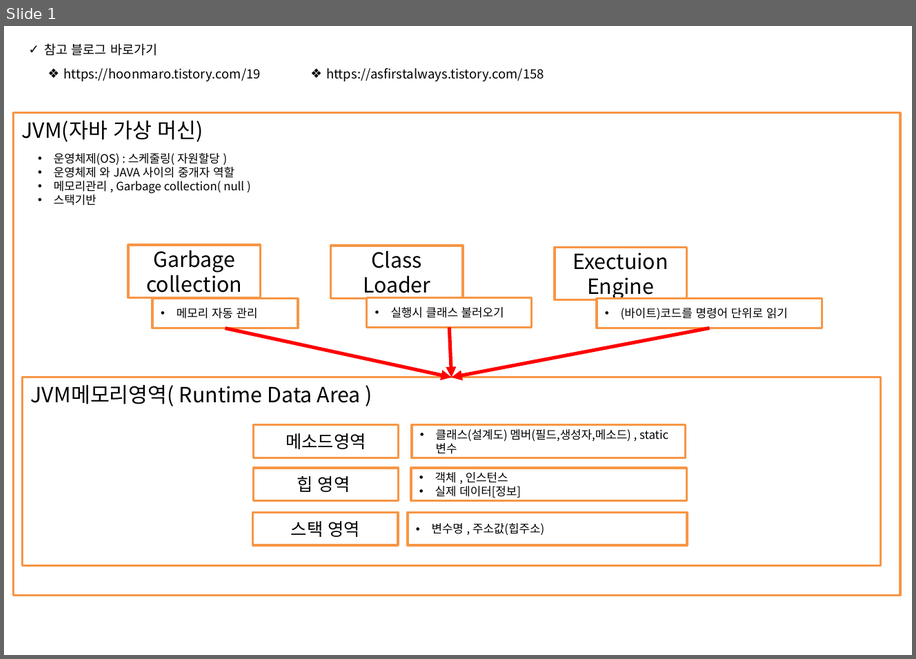
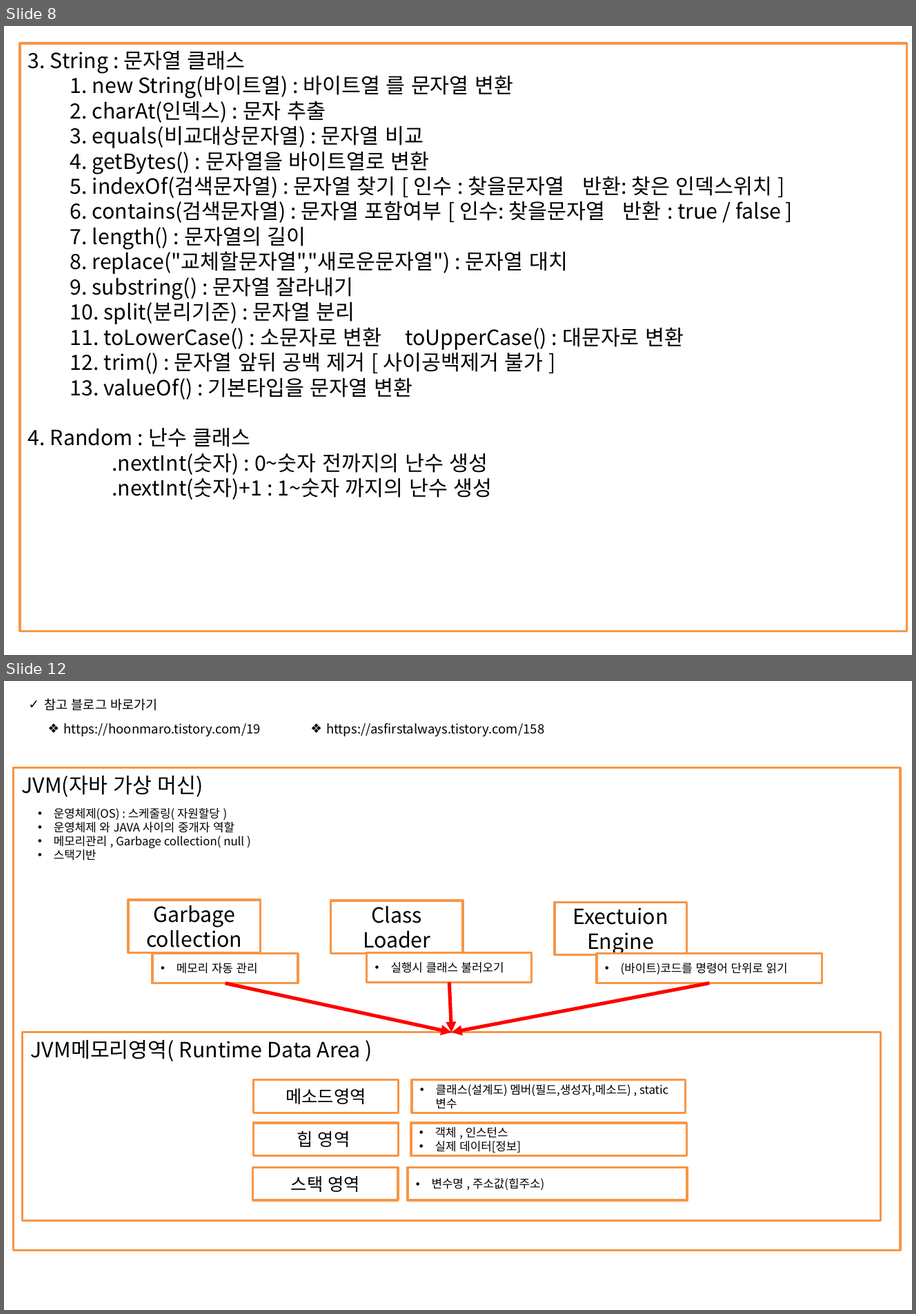
Before and after one commit to kth0027/ezen_kth, a slide deck: Study_Revise/JAVA-PPT/JAVA정리.pptx. Shown one above the other, each under a label of ours: slide 1 before the commit, slides 8 and 12 after it; the slides between them are not shown. The pictures are 916x659 and 916x1314 pixels, drawn with LibreOffice and Linux fonts; fonts in the diff are those of the drawing. Boxes give left, top, right and bottom in pixels: in the first picture for what was removed or moved away, otherwise in the second. Text is boxed around its words. In the diff, an @@ line names an element or a change of style, - is before the commit and + after.

```diff
--- a/Study_Revise/JAVA-PPT/JAVA정리.pptx
+++ b/Study_Revise/JAVA-PPT/JAVA정리.pptx
@@ slide 8 added at bbox=[4, 26, 912, 655], background #FFFFFF @@
@@ rectangle added at bbox=[20, 44, 907, 631], outline #F79646 2 pt, 18 pt, text #000000 @@
+3. String : 문자열 클래스
+  1. new String(바이트열) : 바이트열 를 문자열 변환
+  2. charAt(인덱스) : 문자 추출
+  3. equals(비교대상문자열) : 문자열 비교
+  4. getBytes() : 문자열을 바이트열로 변환
+  5. indexOf(검색문자열) : 문자열 찾기 [ 인수 : 찾을문자열 반환: 찾은 인덱스위치 ]
+  6. contains(검색문자열) : 문자열 포함여부 [ 인수: 찾을문자열 반환 : true / false ]
+  7. length() : 문자열의 길이
+  8. replace("교체할문자열","새로운문자열") : 문자열 대치
+  9. substring() : 문자열 잘라내기
+  10. split(분리기준) : 문자열 분리
+  11. toLowerCase() : 소문자로 변환 toUpperCase() : 대문자로 변환
+  12. trim() : 문자열 앞뒤 공백 제거 [ 사이공백제거 불가 ]
+  13. valueOf() : 기본타입을 문자열 변환
+4. Random : 난수 클래스
+.nextInt(숫자) : 0~숫자 전까지의 난수 생성
+.nextInt(숫자)+1 : 1~숫자 까지의 난수 생성
@@ what was slide 1 is now slide 12 @@
```
Also in this commit, not shown: 3 slides changed, 27 other slides added, 9 other files.
